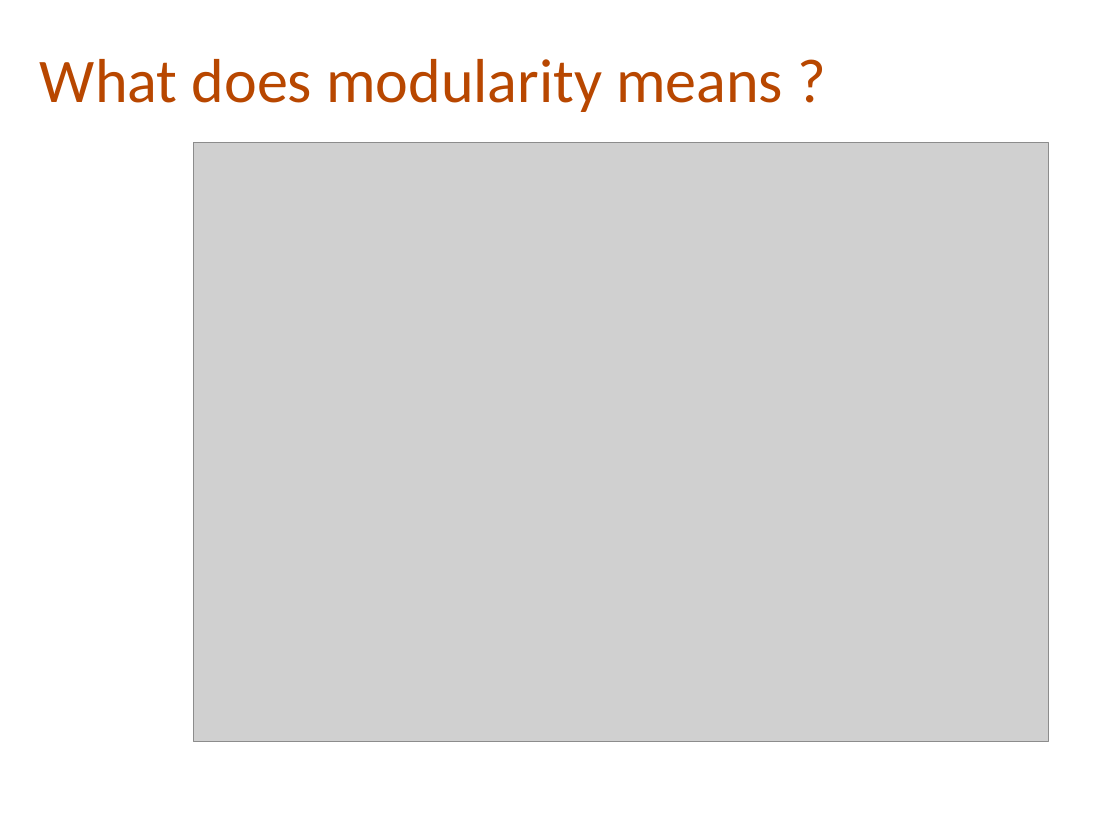
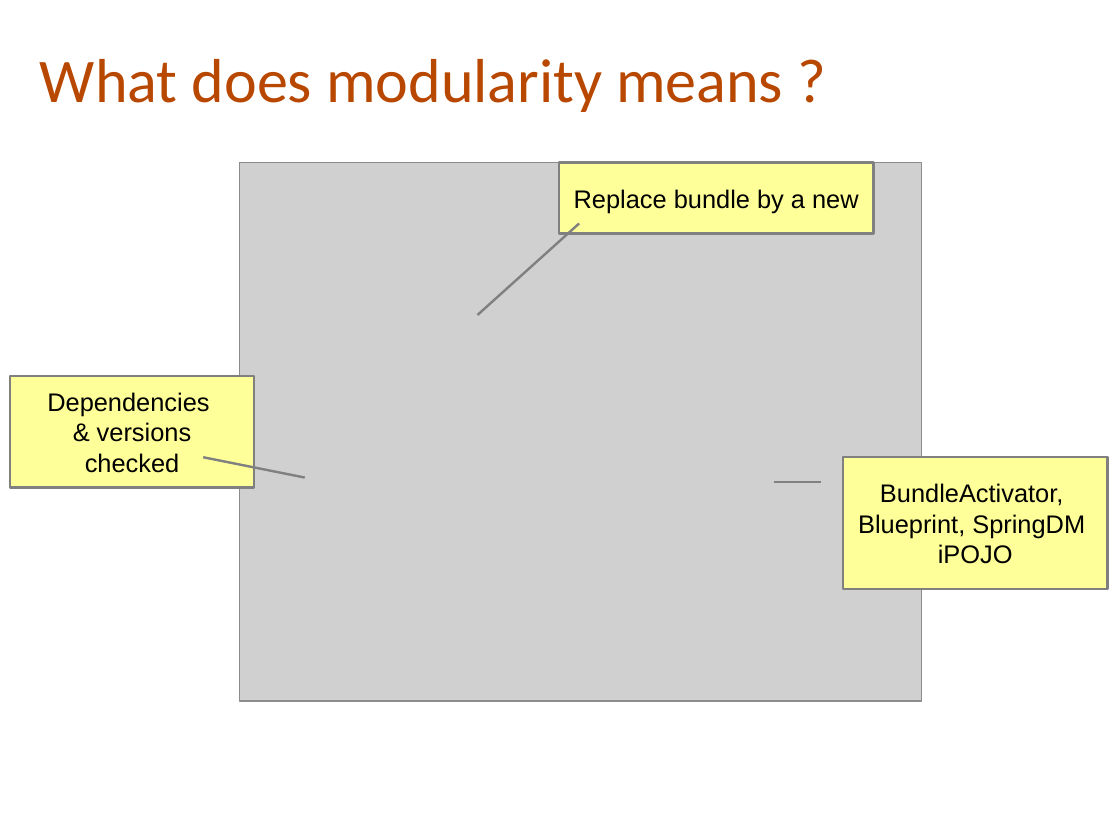
Before and after one commit to cmoulliard/apachecon-2012, a slide deck: slide 9 of karaf-ee-apachecon_eu_2012.odp (slide 10 before the commit). Drawn at 1120x840 pixels with LibreOffice and Linux fonts; fonts in the diff are those of the drawing; grey boxes stand for pictures; background and template pictures are left out. Boxes give left, top, right and bottom in pixels: in the first picture for what was removed or moved away, otherwise in the second. Text is boxed around its words. In the diff, an @@ line names an element or a change of style, - is before the commit and + after.

```diff
--- a/karaf-ee-apachecon_eu_2012.odp
+++ b/karaf-ee-apachecon_eu_2012.odp
@@ picture: place and size @@
-picture at (193,142,1049,742)
+picture at (240,163,923,701)
@@ rectangle added at (559,163,874,234), fill #FFFF99, outline #808080 1.7 pt, 18 pt, text #000000 @@
+Replace bundle by a new
@@ line added from (478, 315) to (579, 224), #808080 1.7 pt @@
@@ rectangle added at (10,376,254,488), fill #FFFF99, outline #808080 1.7 pt, 18 pt, text #000000 @@
+Dependencies
+& versions
+checked
@@ line added from (203, 457) to (305, 478), #808080 1.7 pt @@
@@ border callout added at (844,457,1108,589), fill #FFFF99, outline #808080 1.7 pt, 18 pt, text #000000 @@
+BundleActivator,
+Blueprint, SpringDM
+iPOJO
```
Also in this commit, not shown: 14 other slides changed, 4 slides added, 1 slide removed.
